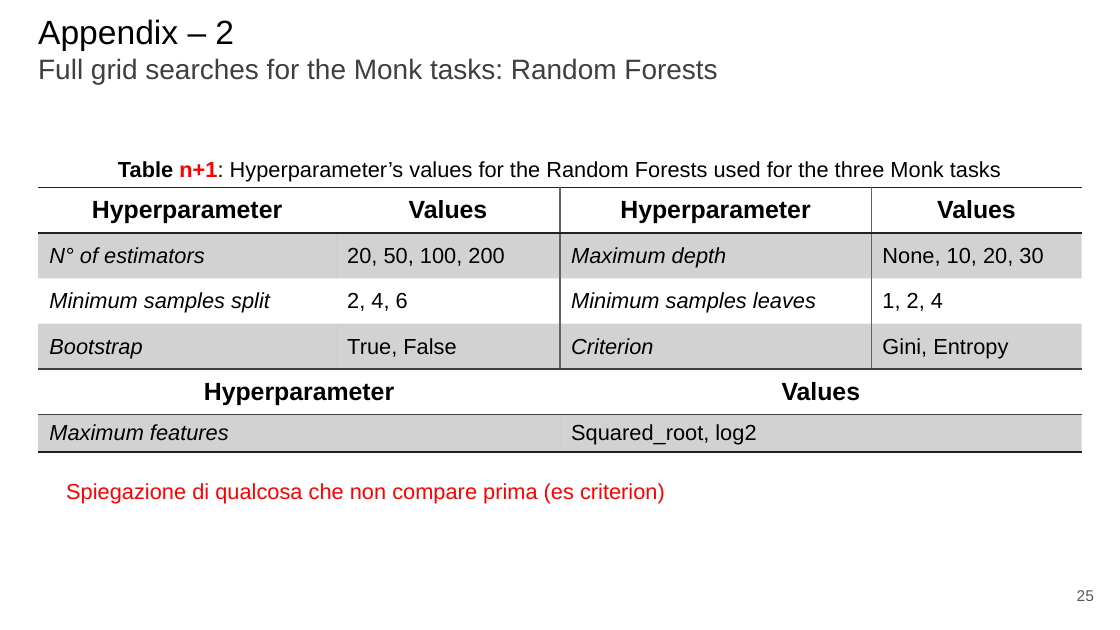
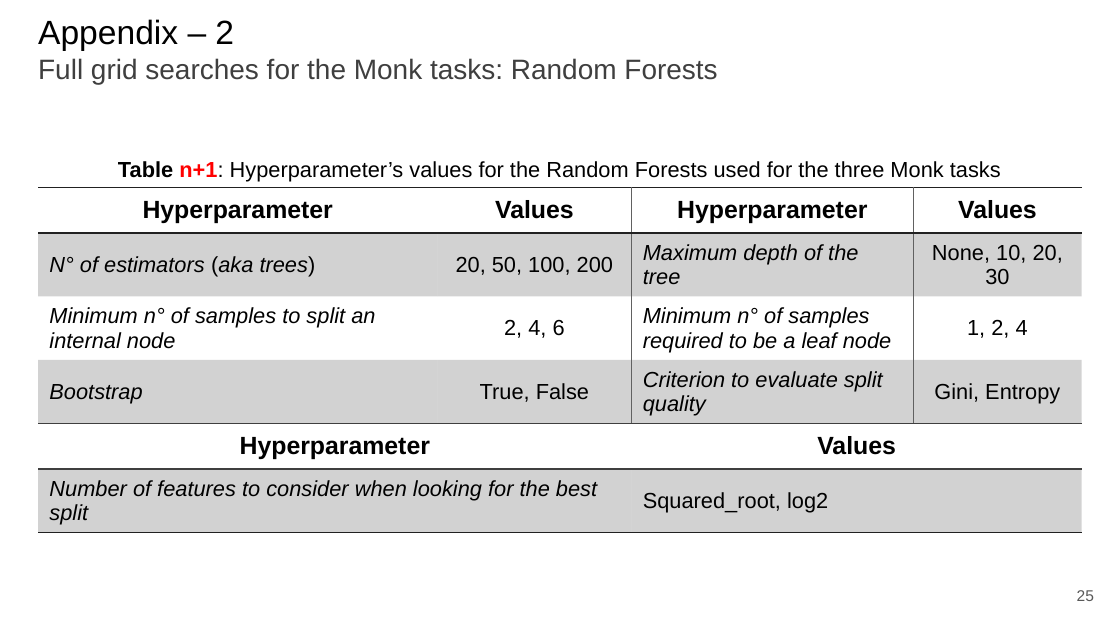
Before and after one commit to paolo-junior-mollica/machine-learning-project, a slide deck: slide 25 of relazione/ML-2023-PRJ-Slides-Demo.pptx. Drawn at 1120x630 pixels with LibreOffice and Linux fonts; fonts in the diff are those of the drawing. Boxes give left, top, right and bottom in pixels: in the first picture for what was removed or moved away, otherwise in the second. Text is boxed around its words. In the diff, an @@ line names an element or a change of style, - is before the commit and + after.

```diff
--- a/relazione/ML-2023-PRJ-Slides-Demo.pptx
+++ b/relazione/ML-2023-PRJ-Slides-Demo.pptx
@@ table at (x1=38, y1=187, x2=1081, y2=532) @@
-row 2, column 1: N° of estimators
+row 2, column 1: N° of estimators (aka trees)
-row 2, column 3: Maximum depth
+row 2, column 3: Maximum depth of the tree
-row 3, column 1: Minimum samples split
+row 3, column 1: Minimum n° of samples to split an internal node
-row 3, column 3: Minimum samples leaves
+row 3, column 3: Minimum n° of samples required to be a leaf node
-row 4, column 3: Criterion
+row 4, column 3: Criterion to evaluate split quality
-row 6, column 1: Maximum features
+row 6, column 1: Number of features to consider when looking for the best split
@@ alignment left to centre @@
@@ text removed at (x1=66, y1=483, x2=665, y2=504) @@
-Spiegazione di qualcosa che non compare prima (es criterion)
```
Also in this commit, not shown: 11 other slides changed, 1 slide added.
